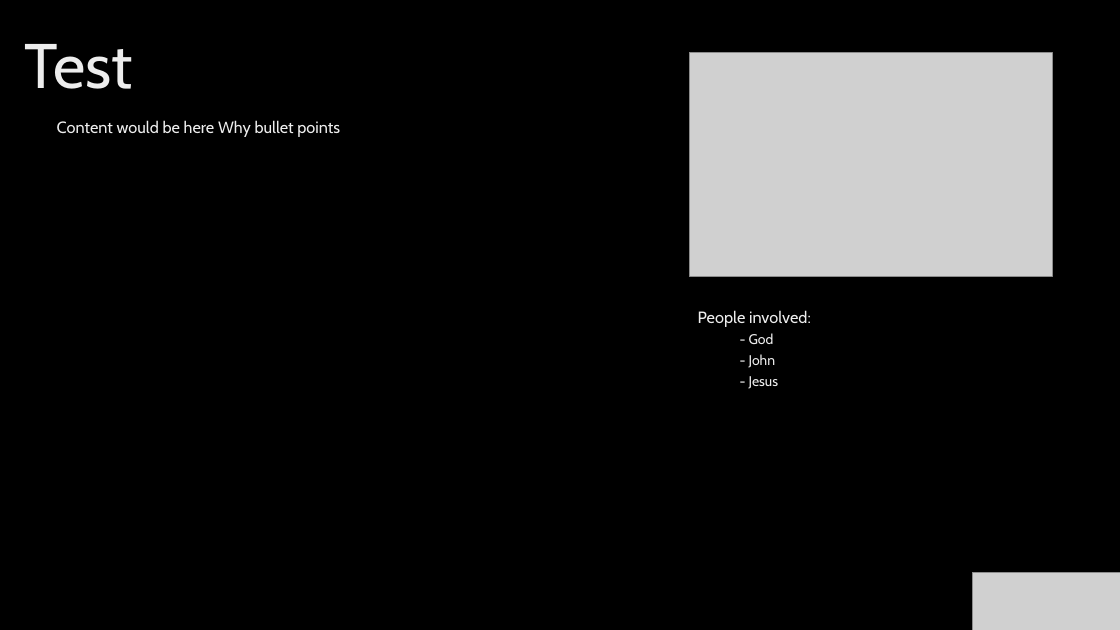
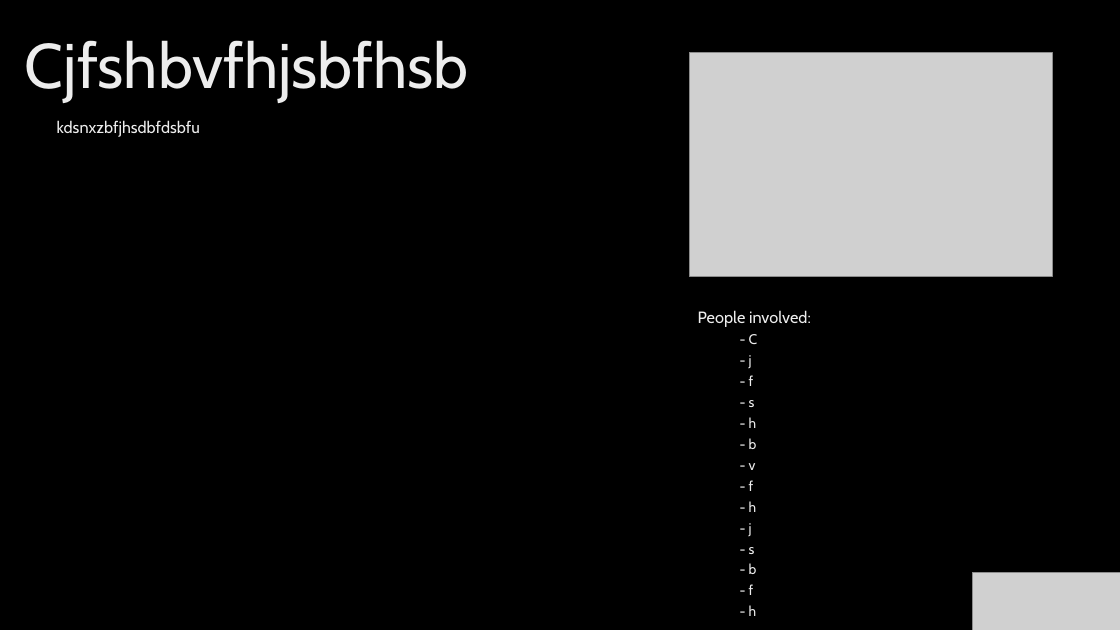
Before and after one commit to COMP2281/software-engineering-group24-25-09, a slide deck: slide 1 of backend/powerpoint/created_slides/FINAL.pptx. Drawn at 1120x630 pixels with LibreOffice and Linux fonts; fonts in the diff are those of the drawing; grey boxes stand for pictures; background and template pictures are left out. Boxes give left, top, right and bottom in pixels: in the first picture for what was removed or moved away, otherwise in the second. Text is boxed around its words. In the diff, an @@ line names an element or a change of style, - is before the commit and + after.

Commit message:
created edit slide for text only, images are harder

```diff
--- a/backend/powerpoint/created_slides/FINAL.pptx
+++ b/backend/powerpoint/created_slides/FINAL.pptx
@@ title at <box>25,40,469,102</box>: text changed @@
-Test
+Cjfshbvfhjsbfhsb
@@ text at <box>57,120,200,137</box>: text changed @@
-Content would be here Why bullet points
+kdsnxzbfjhsdbfdsbfu
@@ text at <box>749,334,758,616</box>: text changed @@
-  - God
-  - John
-  - Jesus
+  - C
+  - j
+  - f
+  - s
+  - h
+  - b
+  - v
+  - f
+  - h
+  - j
+  - s
+  - b
+  - f
+  - h
+  - s
+  - b
```
Also in this commit, not shown: 2 other files.
